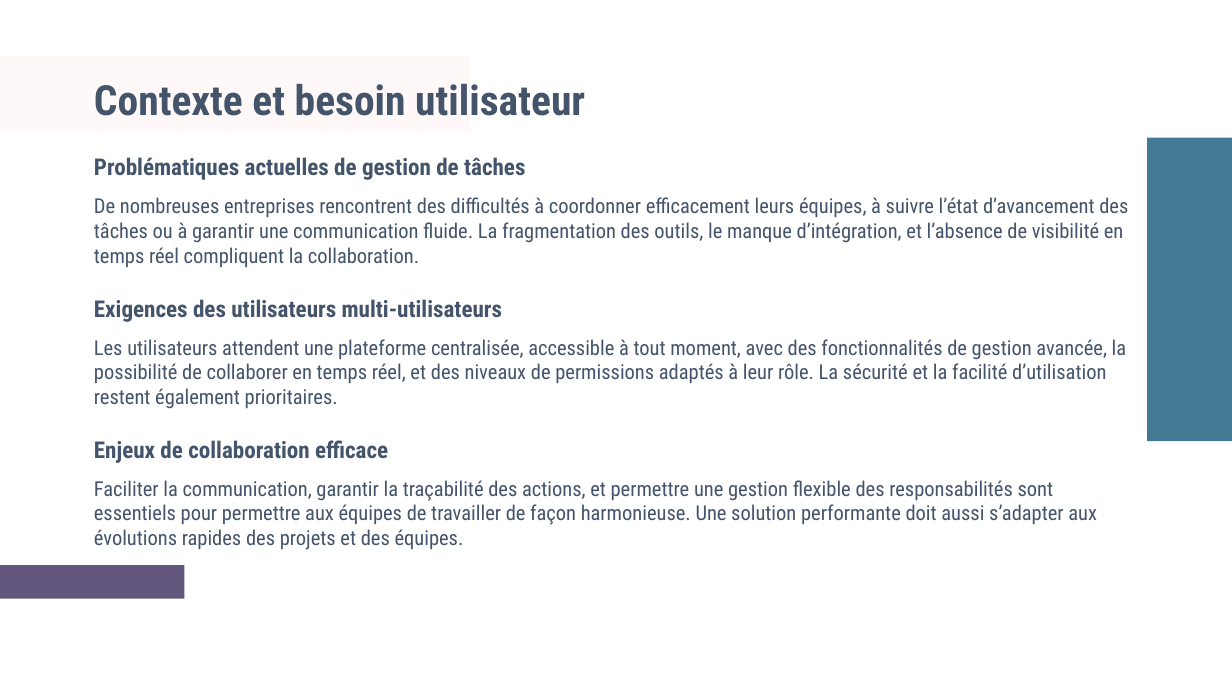
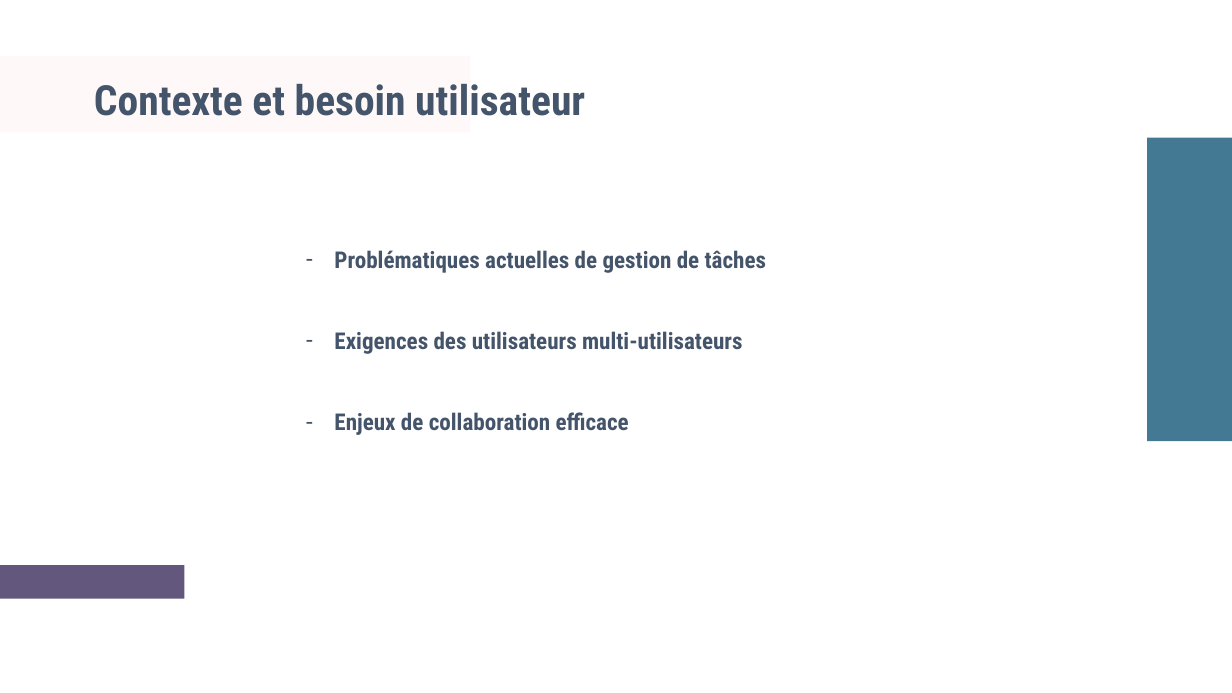
Before and after one commit to chrisrou2025/taskflow, a slide deck: slide 4 of Powerpoint du projet taskflow.pptx. Drawn at 1232x693 pixels with LibreOffice and Linux fonts; fonts in the diff are those of the drawing. Boxes give left, top, right and bottom in pixels: in the first picture for what was removed or moved away, otherwise in the second. Text is boxed around its words. In the diff, an @@ line names an element or a change of style, - is before the commit and + after.

```diff
--- a/Powerpoint du projet taskflow.pptx
+++ b/Powerpoint du projet taskflow.pptx
@@ text "Problématiques actuelles de gestion de ..." moved from (x1=94, y1=157, x2=1128, y2=550) to (x1=334, y1=250, x2=766, y2=435) @@
@@ text "Problématiques actuelles de gestion de ..." at (x1=334, y1=250, x2=766, y2=435): bullet none to -; line spacing 1.5 to 1 @@
@@ text at (x1=94, y1=197, x2=1128, y2=267): paragraph removed @@
-De nombreuses entreprises rencontrent des difficultés à coordonner efficacement leurs équipes, à suivre l’état d’avancement des tâches ou à garantir une communication fluide. La fragmentation des outils, le manque d’intégration, et l’absence de visibilité en temps réel compliquent la collaboration.
@@ text at (x1=94, y1=339, x2=1127, y2=409): paragraph removed @@
-Les utilisateurs attendent une plateforme centralisée, accessible à tout moment, avec des fonctionnalités de gestion avancée, la possibilité de collaborer en temps réel, et des niveaux de permissions adaptés à leur rôle. La sécurité et la facilité d’utilisation restent également prioritaires.
@@ text at (x1=94, y1=480, x2=1097, y2=550): paragraph removed @@
-Faciliter la communication, garantir la traçabilité des actions, et permettre une gestion flexible des responsabilités sont essentiels pour permettre aux équipes de travailler de façon harmonieuse. Une solution performante doit aussi s’adapter aux évolutions rapides des projets et des équipes.
```
Also in this commit, not shown: 10 other slides changed, 4 other files.
